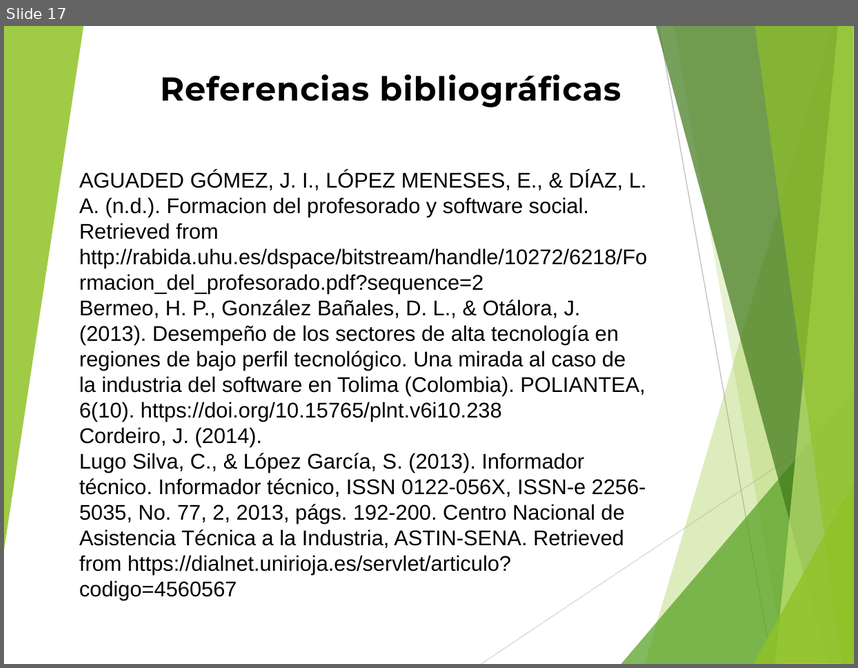
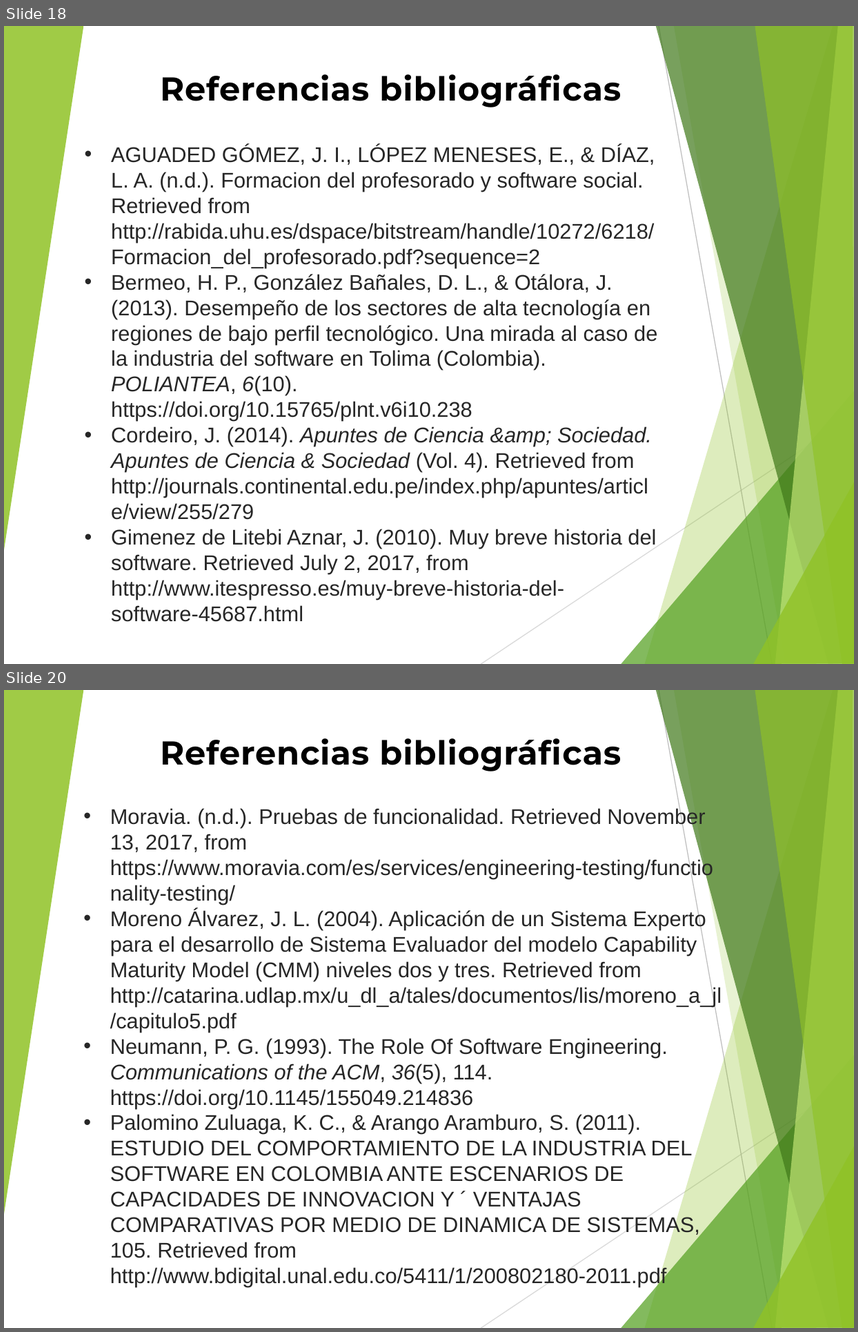
Before and after one commit to andy645jh/ProyectoGrado, a slide deck: extras/docs/rdc_presentacion.pptx. Shown one above the other, each under a label of ours: slide 17 before the commit, slides 18 and 20 after it; the slides between them are not shown. The pictures are 858x668 and 858x1332 pixels, drawn with LibreOffice and Linux fonts; fonts in the diff are those of the drawing. Boxes give left, top, right and bottom in pixels: in the first picture for what was removed or moved away, otherwise in the second. Text is boxed around its words. In the diff, an @@ line names an element or a change of style, - is before the commit and + after.

Commit message:
listo las diapositivas para revision

```diff
--- a/extras/docs/rdc_presentacion.pptx
+++ b/extras/docs/rdc_presentacion.pptx
@@ slide 20 added at (4,690,854,1328), background #FFFFFF; not listed: 10 template elements that a slide beside it also shows @@
@@ text added at (160,738,621,771), 28 pt, text #000000, bold @@
+Referencias bibliográficas
@@ text added at (110,807,722,1287), 18 pt, text #262626 @@
+• Moravia. (n.d.). Pruebas de funcionalidad. Retrieved November 13, 2017, from https://www.moravia.com/es/services/engineering-testing/functionality-testing/
+• Moreno Álvarez, J. L. (2004). Aplicación de un Sistema Experto para el desarrollo de Sistema Evaluador del modelo Capability Maturity Model (CMM) niveles dos y tres. Retrieved from http://catarina.udlap.mx/u_dl_a/tales/documentos/lis/moreno_a_jl/capitulo5.pdf
+• Neumann, P. G. (1993). The Role Of Software Engineering. Communications of the ACM, 36(5), 114. https://doi.org/10.1145/155049.214836
+• Palomino Zuluaga, K. C., & Arango Aramburo, S. (2011). ESTUDIO DEL COMPORTAMIENTO DE LA INDUSTRIA DEL SOFTWARE EN COLOMBIA ANTE ESCENARIOS DE CAPACIDADES DE INNOVACION Y ´ VENTAJAS COMPARATIVAS POR MEDIO DE DINAMICA DE SISTEMAS, 105. Retrieved from http://www.bdigital.unal.edu.co/5411/1/200802180-2011.pdf
@@ what was slide 17 is now slide 18 @@
@@ slide 18 changed as well @@
@@ text "AGUADED GÓMEZ, J. I., LÓPEZ ...": place and size @@
-text "AGUADED GÓMEZ, J. I., LÓPEZ ..." at (79,171,647,599)
+text "AGUADED GÓMEZ, J. I., LÓPEZ ..." at (111,145,657,621)
@@ text at (111,145,657,421): text colour #000000 to #262626 in "AGUADED GÓMEZ, J. I., LÓPEZ MENESES, E., ...", "Bermeo, H. P., González Bañales, D. L., ..."; italic on in "POLIANTEA, 6(10)."; bullet none to • @@
@@ text at (111,426,656,621): text changed; text colour #000000 to #262626 @@
-Cordeiro, J. (2014).
-Lugo Silva, C., & López García, S. (2013). Informador técnico. Informador técnico, ISSN 0122-056X, ISSN-e 2256-5035, No. 77, 2, 2013, págs. 192-200. Centro Nacional de Asistencia Técnica a la Industria, ASTIN-SENA. Retrieved from https://dialnet.unirioja.es/servlet/articulo?codigo=4560567
+• Cordeiro, J. (2014). Apuntes de Ciencia &amp; Sociedad. Apuntes de Ciencia & Sociedad (Vol. 4). Retrieved from http://journals.continental.edu.pe/index.php/apuntes/article/view/255/279
+• Gimenez de Litebi Aznar, J. (2010). Muy breve historia del software. Retrieved July 2, 2017, from http://www.itespresso.es/muy-breve-historia-del-software-45687.html
```
Also in this commit, not shown: 11 other slides changed, 9 other slides added, 6 slides removed.
